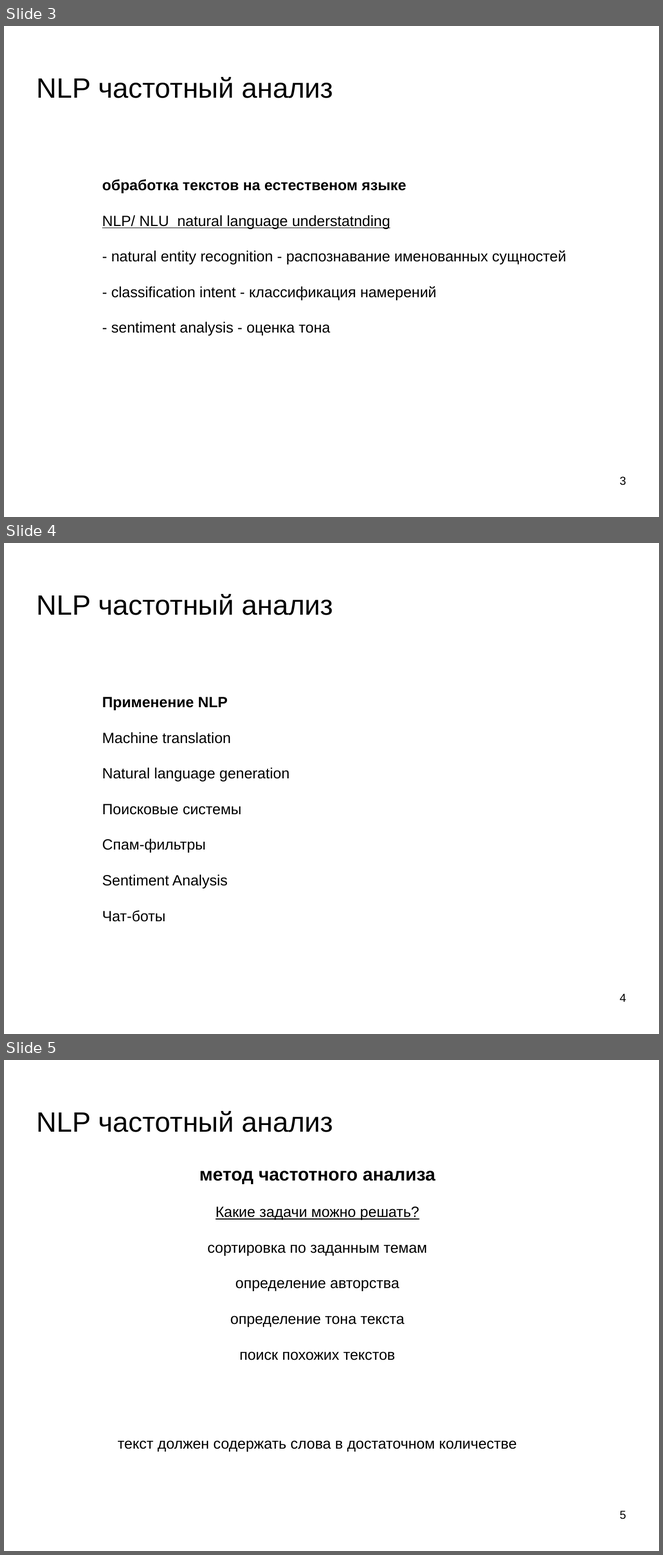
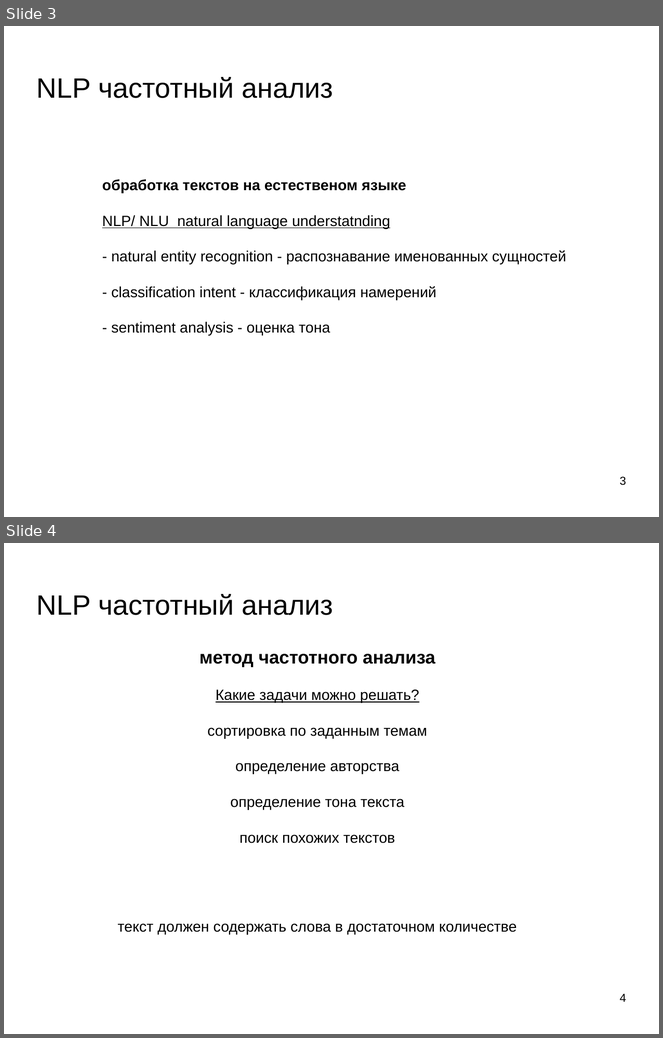
Before and after one commit to mechanoid5/ml_lectorium_legacy, a slide deck: 25-text-tfidf.odp. Shown one above the other, each under a label of ours: slides 3, 4 and 5 before the commit, slides 3 and 4 after it. The pictures are 663x1555 and 663x1038 pixels, drawn with LibreOffice and Linux fonts; fonts in the diff are those of the drawing; background and template pictures are left out. Boxes give left, top, right and bottom in pixels: in the first picture for what was removed or moved away, otherwise in the second. Text is boxed around its words. In the diff, an @@ line names an element or a change of style, - is before the commit and + after.

```diff
--- a/25-text-tfidf.odp
+++ b/25-text-tfidf.odp
@@ slide 4 removed at (4,543,659,1034), background picture (left out) @@
@@ title removed at (37,594,333,615) @@
-NLP частотный анализ
@@ text removed at (102,697,289,922) @@
-Применение NLP
-Machine translation
-Natural language generation
-Поисковые системы
-Спам-фильтры
-Sentiment Analysis
-Чат-боты
@@ page number removed at (620,994,626,1002) @@
-4
@@ what was slide 5 is now slide 4 @@
@@ page number at (620,994,626,1002): text changed @@
-5
+4
```
Also in this commit, not shown: 1 slide changed, 12 other files.
